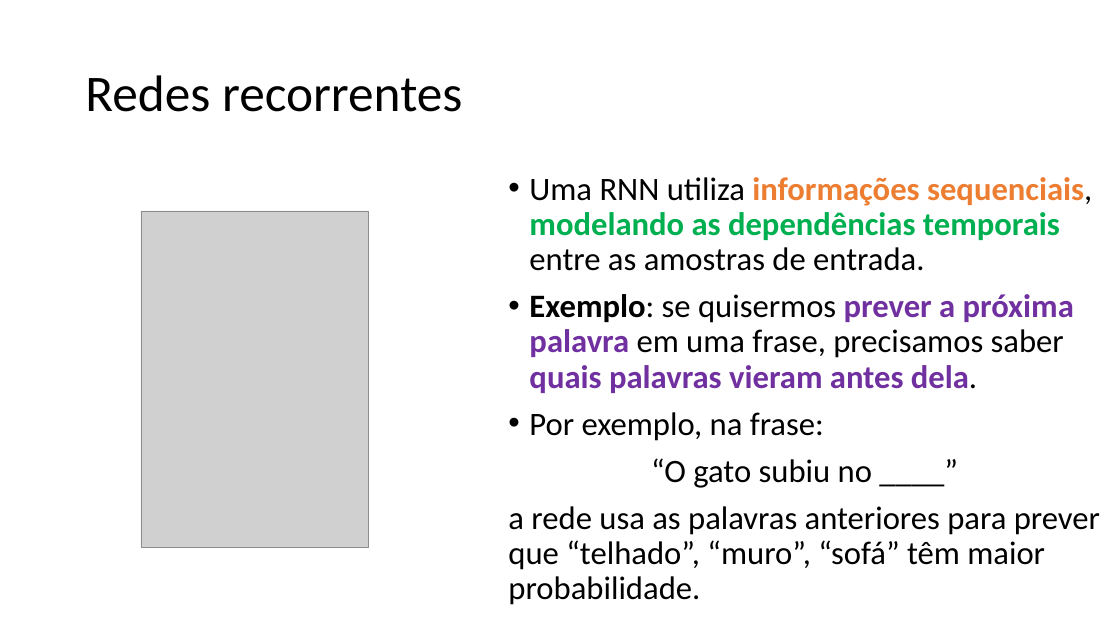
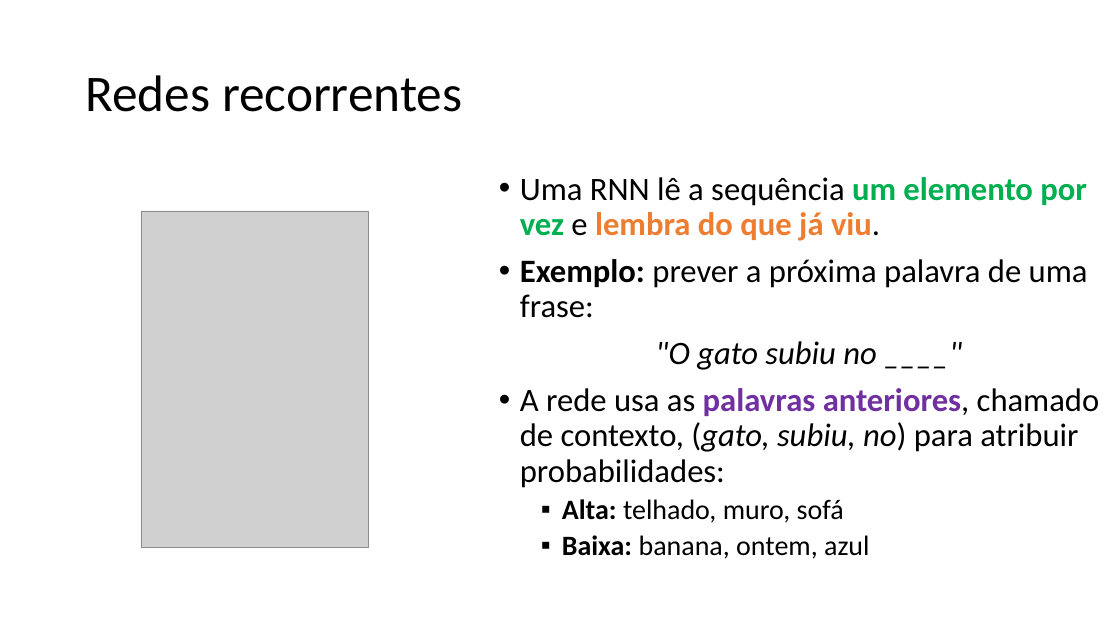
Before and after one commit to zz4fap/c24_inteligencia_artificial, a slide deck: slide 9 of slides/C24_RNN.pptx. Drawn at 1120x630 pixels with LibreOffice and Linux fonts; fonts in the diff are those of the drawing; grey boxes stand for pictures. Boxes give left, top, right and bottom in pixels: in the first picture for what was removed or moved away, otherwise in the second. Text is boxed around its words. In the diff, an @@ line names an element or a change of style, - is before the commit and + after.

```diff
--- a/slides/C24_RNN.pptx
+++ b/slides/C24_RNN.pptx
@@ text at [520,177,1100,559]: text changed @@
-• Uma RNN utiliza informações sequenciais, modelando as dependências temporais entre as amostras de entrada.
-• Exemplo: se quisermos prever a próxima palavra em uma frase, precisamos saber quais palavras vieram antes dela.
-• Por exemplo, na frase:
-“O gato subiu no ____”
-a rede usa as palavras anteriores para prever que “telhado”, “muro”, “sofá” têm maior probabilidade.
+• Uma RNN lê a sequência um elemento por vez e lembra do que já viu.
+• Exemplo: prever a próxima palavra de uma frase:
+"O gato subiu no ____"
+• A rede usa as palavras anteriores, chamado de contexto, (gato, subiu, no) para atribuir probabilidades:
+  ▪ Alta: telhado, muro, sofá
+  ▪ Baixa: banana, ontem, azul
```
Also in this commit, not shown: 24 other slides changed, 7 slides added, 8 slides removed, 1 other file.
